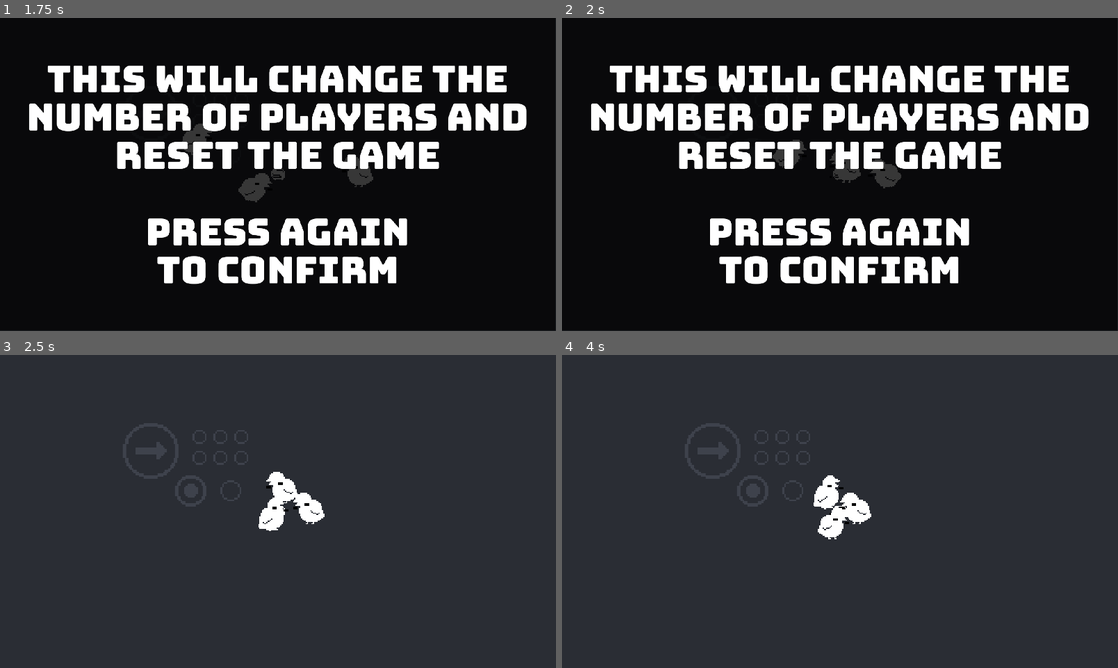
Above: before the commit, frames 1-4 (two rows, left to right).
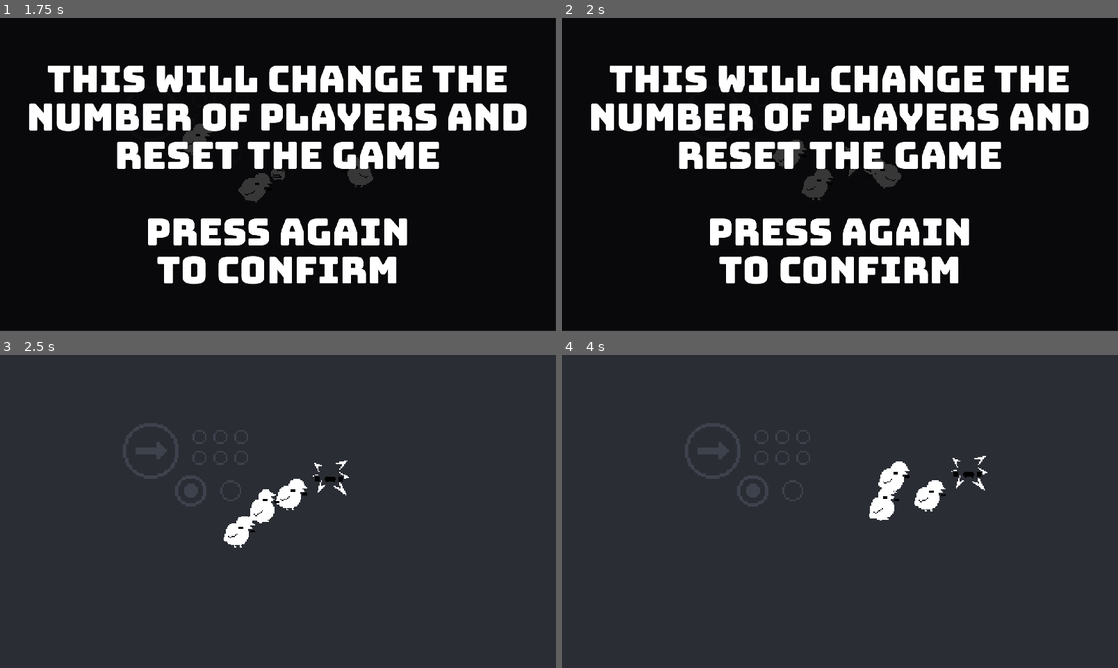
Above: after the commit, the same moments.

Repository: tm-nielsen/arcade-jam-2024
Game: Godot game, scene res://scenes/root.tscn
The game is run twice, just before and just after one commit, with the same random seed, the same clock (stepped at 60 frames per second) and the same inputs.
Inputs (mouse positions are in pixels of both pictures, inside the frame that each line leads up to):
- Up to frame 1 (1.75 s): move the mouse to (400, 158) at 0.52 s; tap 1 (select_1_player) at 0.6 s; move the mouse to (166, 190) at 1.27 s; tap 2 (select_2_players) at 1.35 s
- Up to frame 2 (2 s): no input
- Up to frame 3 (2.5 s): move the mouse to (333, 442) at 2.02 s; tap 1 (select_1_player) at 2.1 s
- Up to frame 4 (4 s): move the mouse to (812, 574) at 2.77 s; tap 2 (select_2_players) at 2.85 s; move the mouse to (1006, 558) at 3.52 s; tap 1 (select_1_player) at 3.6 s

Frame 1 is identical in both runs. In frame 2, 0.6% of the frame differs, in the area x 43-57%, y 41-59%; in frame 3, 1.6%; in frame 4, 2.2%, in the area x 45-77%, y 32-59%.

Commit message:
Implemented player taking damage

Diff:
--- a/resources/player_sprite_frames.tres
+++ b/resources/player_sprite_frames.tres
@@ -1,8 +1,9 @@
-[gd_resource type="SpriteFrames" load_steps=44 format=3 uid="uid://cikjc5sft7k1p"]
+[gd_resource type="SpriteFrames" load_steps=49 format=3 uid="uid://cikjc5sft7k1p"]
 
 [ext_resource type="Texture2D" uid="uid://b2g8t3r7wmsrx" path="res://sprites/character/throw_small.png" id="1_vtixa"]
 [ext_resource type="Texture2D" uid="uid://dxvoibqwatd33" path="res://sprites/character/throw_medium.png" id="2_0xbq0"]
 [ext_resource type="Texture2D" uid="uid://pyomyy4d7w37" path="res://sprites/character/throw_large.png" id="3_f6ogh"]
+[ext_resource type="Texture2D" uid="uid://dy4q3nfrn8fi7" path="res://sprites/character/damaged.png" id="4_0ggfx"]
 [ext_resource type="Texture2D" uid="uid://bhht2rbiu1lhk" path="res://sprites/character/idle.png" id="4_g4f7k"]
 [ext_resource type="Texture2D" uid="uid://cp3gs3e54xx8o" path="res://sprites/character/run_empty.png" id="5_76crc"]
 [ext_resource type="Texture2D" uid="uid://5rmohydi2fiv" path="res://sprites/character/run_small.png" id="6_2l0k1"]
@@ -21,6 +22,22 @@
 atlas = ExtResource("3_f6ogh")
 region = Rect2(32, 0, 32, 32)
 
+[sub_resource type="AtlasTexture" id="AtlasTexture_gfj4n"]
+atlas = ExtResource("4_0ggfx")
+region = Rect2(0, 0, 32, 32)
+
+[sub_resource type="AtlasTexture" id="AtlasTexture_junu4"]
+atlas = ExtResource("4_0ggfx")
+region = Rect2(32, 0, 32, 32)
+
+[sub_resource type="AtlasTexture" id="AtlasTexture_4xk0a"]
+atlas = ExtResource("4_0ggfx")
+region = Rect2(0, 32, 32, 32)
+
+[sub_resource type="AtlasTexture" id="AtlasTexture_lg32c"]
+atlas = ExtResource("4_0ggfx")
+region = Rect2(32, 32, 32, 32)
+
 [sub_resource type="AtlasTexture" id="AtlasTexture_6hycs"]
 atlas = ExtResource("4_g4f7k")
 region = Rect2(0, 0, 32, 32)
@@ -177,6 +194,38 @@
 }, {
 "frames": [{
 "duration": 1.0,
+"texture": SubResource("AtlasTexture_gfj4n")
+}],
+"loop": false,
+"name": &"damaged_0",
+"speed": 1.0
+}, {
+"frames": [{
+"duration": 1.0,
+"texture": SubResource("AtlasTexture_junu4")
+}],
+"loop": false,
+"name": &"damaged_1",
+"speed": 1.0
+}, {
+"frames": [{
+"duration": 1.0,
+"texture": SubResource("AtlasTexture_4xk0a")
+}],
+"loop": false,
+"name": &"damaged_2",
+"speed": 1.0
+}, {
+"frames": [{
+"duration": 1.0,
+"texture": SubResource("AtlasTexture_lg32c")
+}],
+"loop": false,
+"name": &"damaged_3",
+"speed": 1.0
+}, {
+"frames": [{
+"duration": 1.0,
 "texture": SubResource("AtlasTexture_6hycs")
 }],
 "loop": true,
--- a/scenes/prefabs/enemy.tscn
+++ b/scenes/prefabs/enemy.tscn
@@ -50,13 +50,14 @@
 radius = 6.0
 height = 18.0
 
-[node name="Enemy" type="CharacterBody2D" node_paths=PackedStringArray("animator")]
+[node name="Enemy" type="CharacterBody2D" node_paths=PackedStringArray("animator", "player_collision_area")]
 texture_filter = 1
 collision_layer = 8
 collision_mask = 13
 script = ExtResource("1_xlscy")
 animator = NodePath("Sprite2D")
 corpse_prefab = ExtResource("2_0oxjx")
+player_collision_area = NodePath("PlayerCollisionArea")
 
 [node name="Sprite2D" type="AnimatedSprite2D" parent="."]
 position = Vector2(-2, -2)
--- a/scripts/character_controller.gd
+++ b/scripts/character_controller.gd
@@ -1,6 +1,6 @@
 extends CharacterBody2D
 
-enum PlayerState {NEUTRAL, DASHING, AIMING, THROWING, DAMAGED}
+enum PlayerState {NEUTRAL, DASHING, AIMING, THROWING, DAMAGED, DEAD}
 
 @export_range(1, 2) var player_number: int = 1
 @export var two_player_colour: Color = Color.WHITE
@@ -8,6 +8,8 @@
 @export var movement_speed: float = 200
 @export var animator: AnimatedSprite2D
 @export var coin_collection_area: Area2D
+@export var enemy_recoil: float = 200
+@export var enemy_recoil_damping: float = 3
 
 @export_subgroup("dash", "dash")
 @export var dash_initial_acceleration: float = 200
@@ -21,6 +23,7 @@
 
 var state: PlayerState
 var coins_held: int = 1
+var is_dead: get = _get_is_dead
 
 
 func _ready():
@@ -39,7 +42,7 @@
   coin_collection_area.body_entered.connect(_on_body_entered_coin_collection_area)
 
 
-func _physics_process(_delta):
+func _physics_process(delta):
   var input_direction := get_numbered_input_direction()
   coin_thrower.process(input_direction, is_numbered_action_pressed("throw"))
 
@@ -53,6 +56,8 @@
     if state == PlayerState.NEUTRAL:
       play_numbered_animation("run")
 
+  elif state == PlayerState.DAMAGED:
+    velocity *= 1.0 - delta * enemy_recoil_damping
   else:
     velocity = Vector2.ZERO
     if state == PlayerState.NEUTRAL:
@@ -78,6 +83,16 @@
     PlayerState.DASHING:
       return dash_movement_speed
   return movement_speed
+
+
+func recieve_enemy_contact(enemy: EnemyController):
+  if state != PlayerState.DAMAGED:
+    coin_thrower.disable()
+    state = PlayerState.DAMAGED
+    coins_held -= 1
+    play_numbered_animation("damaged")
+    var direction = (position - enemy.position).normalized()
+    velocity = direction * enemy_recoil
 
 
 func _on_aiming_started():
@@ -106,6 +121,13 @@
   if state == PlayerState.THROWING:
     state = PlayerState.NEUTRAL
     if coins_held > 0:
+      coin_thrower.enable()
+  elif state == PlayerState.DAMAGED:
+    state = PlayerState.NEUTRAL
+    play_numbered_animation("run")
+    if coins_held < 0:
+      state = PlayerState.DEAD
+    elif coins_held > 0:
       coin_thrower.enable()
 
 
@@ -141,6 +163,10 @@
   return ("p%d_" % player_number) + simple_name
 
 
+func _get_is_dead() -> bool:
+  return state == PlayerState.DEAD
+
+
 func _clamp_vector_length(v: Vector2, limit: float) -> Vector2:
   if v.length() > limit:
     return v.normalized() * limit
--- a/scripts/coin_controller.gd
+++ b/scripts/coin_controller.gd
@@ -47,6 +47,6 @@
   add_trail_point()
 
   if body is EnemyController:
-    body.on_coin_hit(self)
+    body.recieve_coin_contact(self)
 
   score_multiplier += score_multiplier_increment
--- a/scripts/enemy_controller.gd
+++ b/scripts/enemy_controller.gd
@@ -7,9 +7,14 @@
 @export var animator: AnimatedSprite2D
 @export var corpse_prefab: PackedScene
 
+@export_subgroup("player collision", "player_collision")
+@export var player_collision_area: Area2D
+@export var player_collision_recoil: float = 100
+
 
 func _ready():
   animator.speed_scale = 0.95 + randf() * 0.1
+  player_collision_area.body_entered.connect(_on_body_entered_player_collision_area)
 
 func _physics_process(delta):
   var target_position = get_closest_player_position()
@@ -38,7 +43,7 @@
   return closest_position
 
 
-func on_coin_hit(coin: CoinController):
+func recieve_coin_contact(coin: CoinController):
   var corpse = corpse_prefab.instantiate()
   get_parent().add_child.call_deferred(corpse)
   corpse.global_position = global_position
@@ -46,3 +51,10 @@
   corpse.linear_velocity = direction * coin.linear_velocity.length()
 
   queue_free()
+
+
+func _on_body_entered_player_collision_area(body: PhysicsBody2D):
+  if body.has_method("recieve_enemy_contact"):
+    body.recieve_enemy_contact(self)
+    var direction = (position - body.position).normalized()
+    velocity = direction * player_collision_recoil
Binary file added: sprites/character/damaged.png
Not shown, added: sprites/character/damaged.png.import
